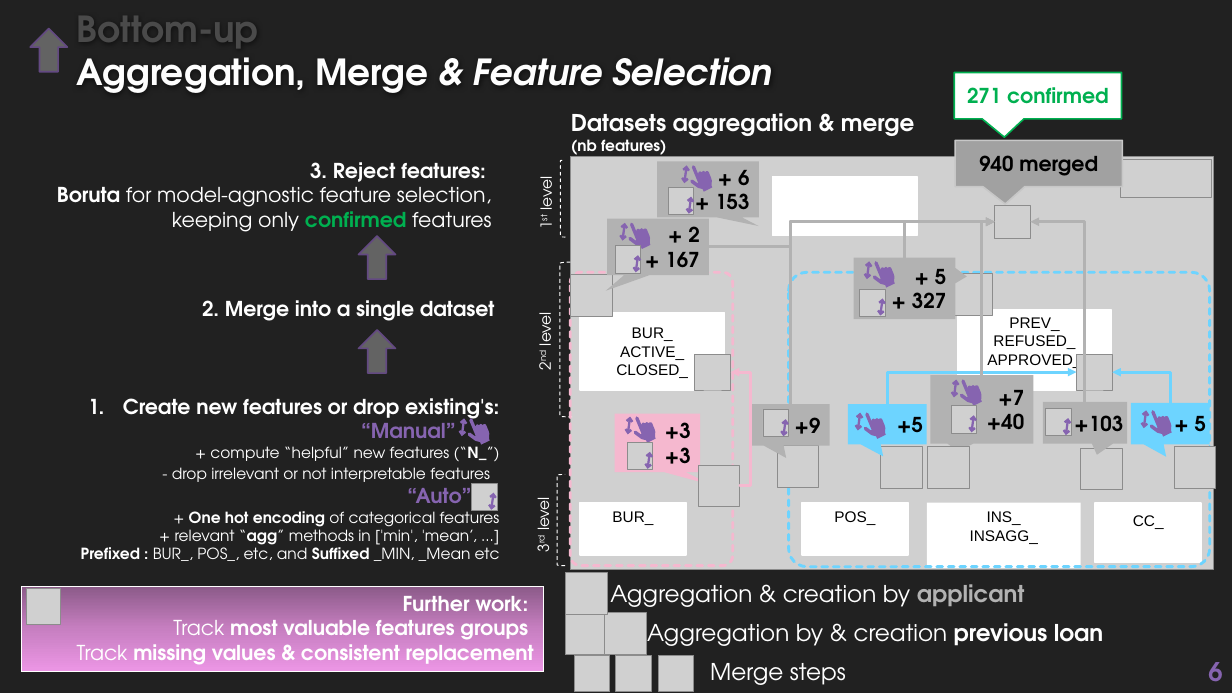
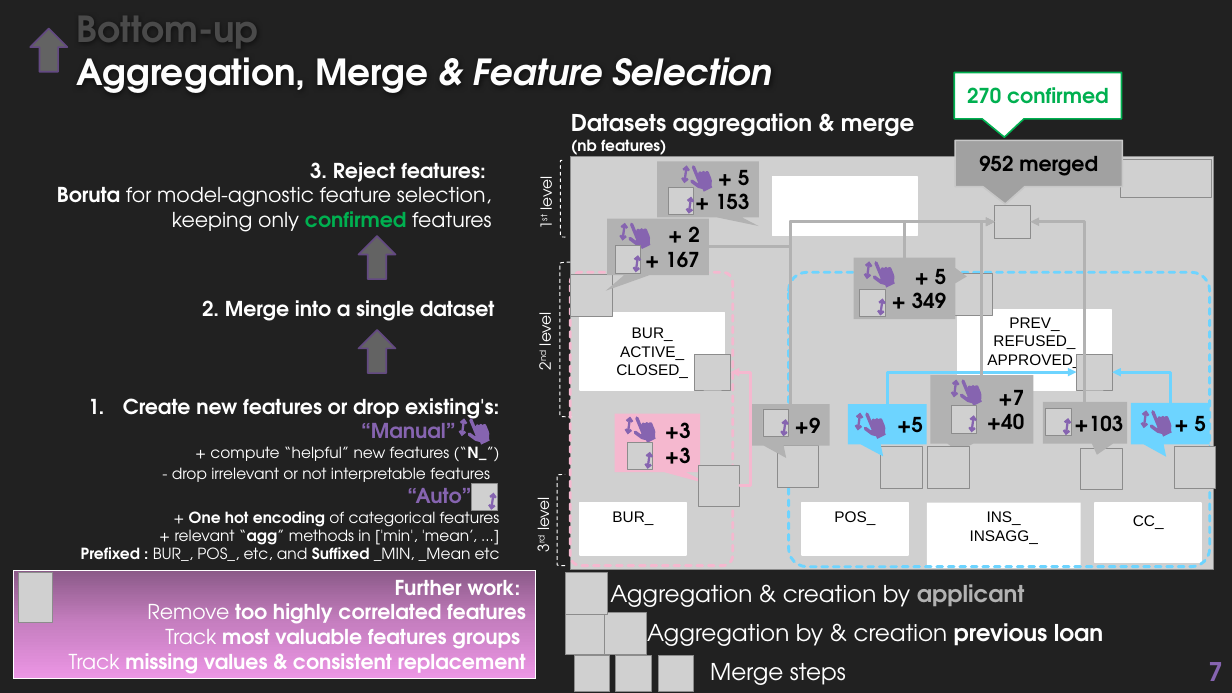
Before and after one commit to EtienneLardeur/P7_Scoring, a slide deck: slide 7 of P7_Support.pptx (slide 6 before the commit). Drawn at 1232x693 pixels with LibreOffice and Linux fonts; fonts in the diff are those of the drawing; grey boxes stand for pictures; background and template pictures are left out. Boxes give left, top, right and bottom in pixels: in the first picture for what was removed or moved away, otherwise in the second. Text is boxed around its words. In the diff, an @@ line names an element or a change of style, - is before the commit and + after.

```diff
--- a/P7_Support.pptx
+++ b/P7_Support.pptx
@@ text in speech box at [967,87,1109,104]: text changed @@
-271 confirmed
+270 confirmed
@@ text in speech box at [738,170,749,185]: text changed @@
-+ 6
++ 5
@@ text in speech box at [979,155,1098,176]: text changed @@
-940 merged
+952 merged
@@ text in speech box at [912,292,946,308]: text changed @@
-+ 327
++ 349
@@ rectangle "Further work:": place and size @@
-rectangle "Further work:" at [21,586,543,672]
+rectangle "Further work:" at [14,570,535,679]
@@ picture: place and size @@
-picture at [26,589,60,625]
+picture at [18,573,53,622]
@@ text in rectangle at [147,603,526,624]: paragraph added @@
+Remove too highly correlated features
@@ page number at [1208,662,1222,681]: text changed @@
-6
+7
```
Also in this commit, not shown: 10 other slides changed, 2 slides added, 7 slides removed.
